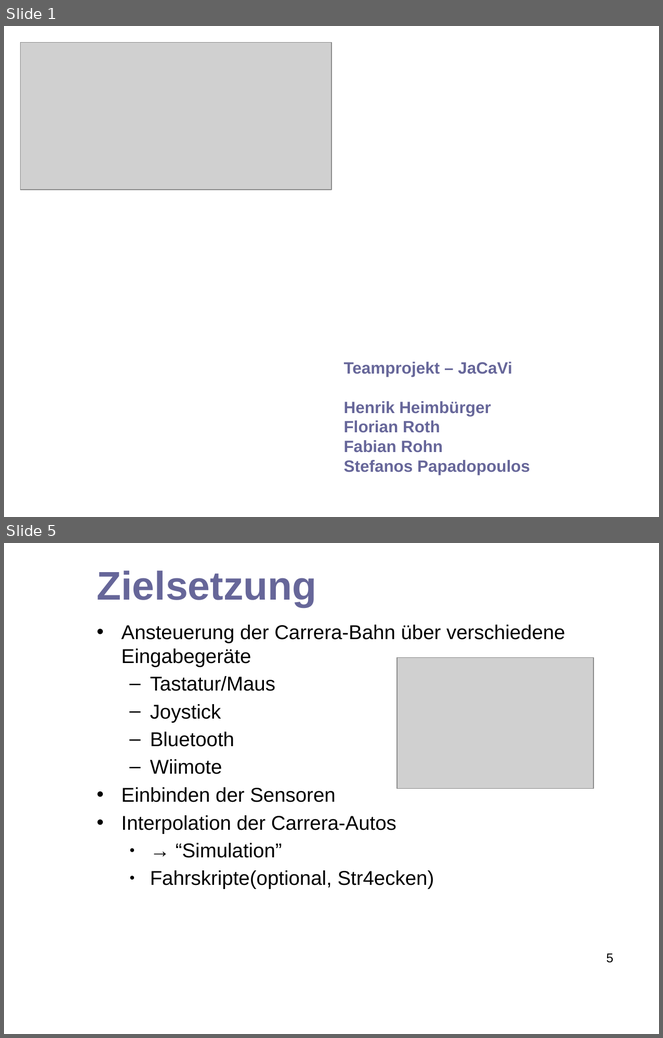
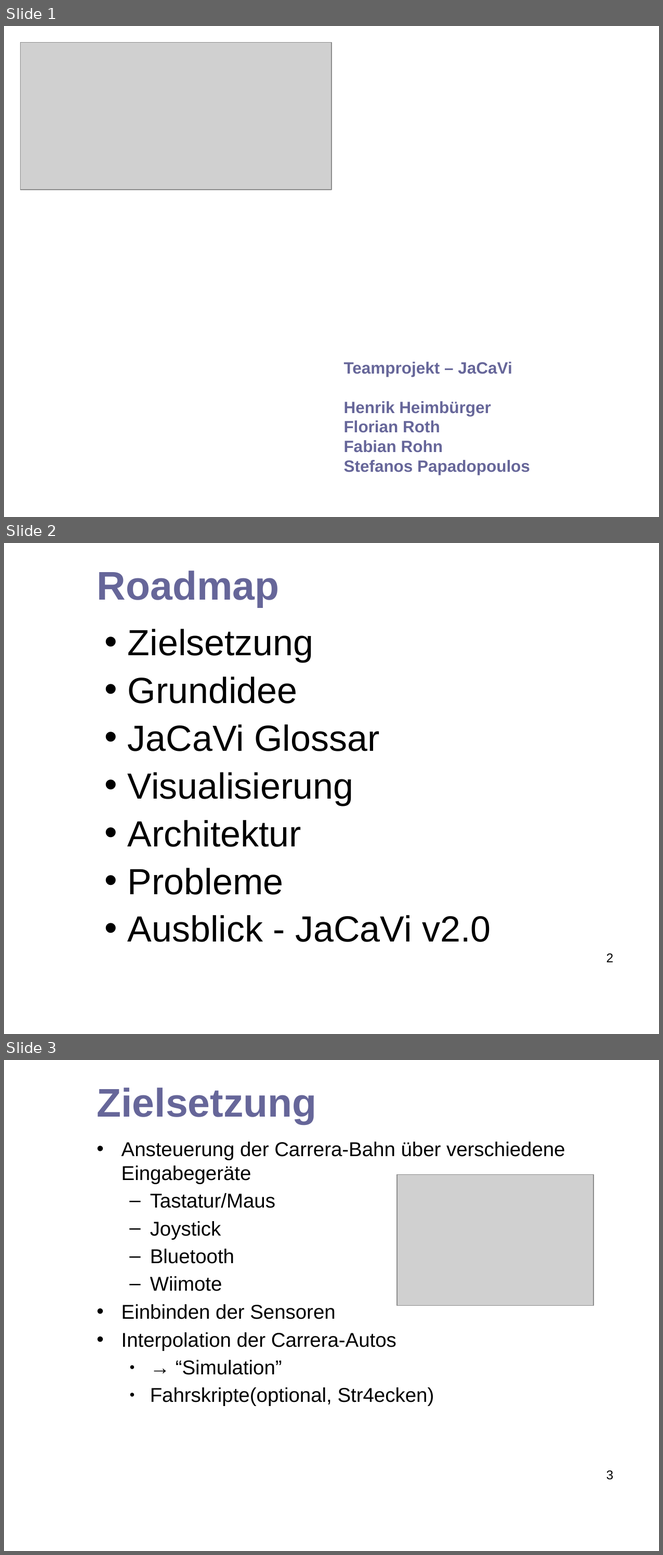
Before and after one commit to hheimbuerger/jacavi, a slide deck: docs/presentation documents/Abschlusspräsentation_JaCaVi.odp. Shown one above the other, each under a label of ours: slides 1 and 5 before the commit, slides 1, 2 and 3 after it; the slides between them are not shown. The pictures are 663x1038 and 663x1555 pixels, drawn with LibreOffice and Linux fonts; fonts in the diff are those of the drawing; grey boxes stand for pictures; background and template pictures are left out. Boxes give left, top, right and bottom in pixels: in the first picture for what was removed or moved away, otherwise in the second. Text is boxed around its words. In the diff, an @@ line names an element or a change of style, - is before the commit and + after.

```diff
--- a/docs/presentation documents/Abschlusspräsentation_JaCaVi.odp
+++ b/docs/presentation documents/Abschlusspräsentation_JaCaVi.odp
@@ slide 2 added at bbox=[4, 543, 659, 1034], background picture (left out) @@
@@ title added at bbox=[97, 571, 280, 607], 44 pt, text #666699, bold @@
+Roadmap
@@ text added at bbox=[128, 629, 491, 942], 40 pt, text #000000 @@
+• Zielsetzung
+• Grundidee
+• JaCaVi Glossar
+• Visualisierung
+• Architektur
+• Probleme
+• Ausblick - JaCaVi v2.0
@@ page number added at bbox=[607, 954, 614, 963], 14 pt, text #000000 @@
+2
@@ what was slide 5 is now slide 3 @@
@@ page number at bbox=[607, 1471, 614, 1480]: text changed @@
-5
+3
```
Also in this commit, not shown: 3 other slides added, 3 slides removed.
